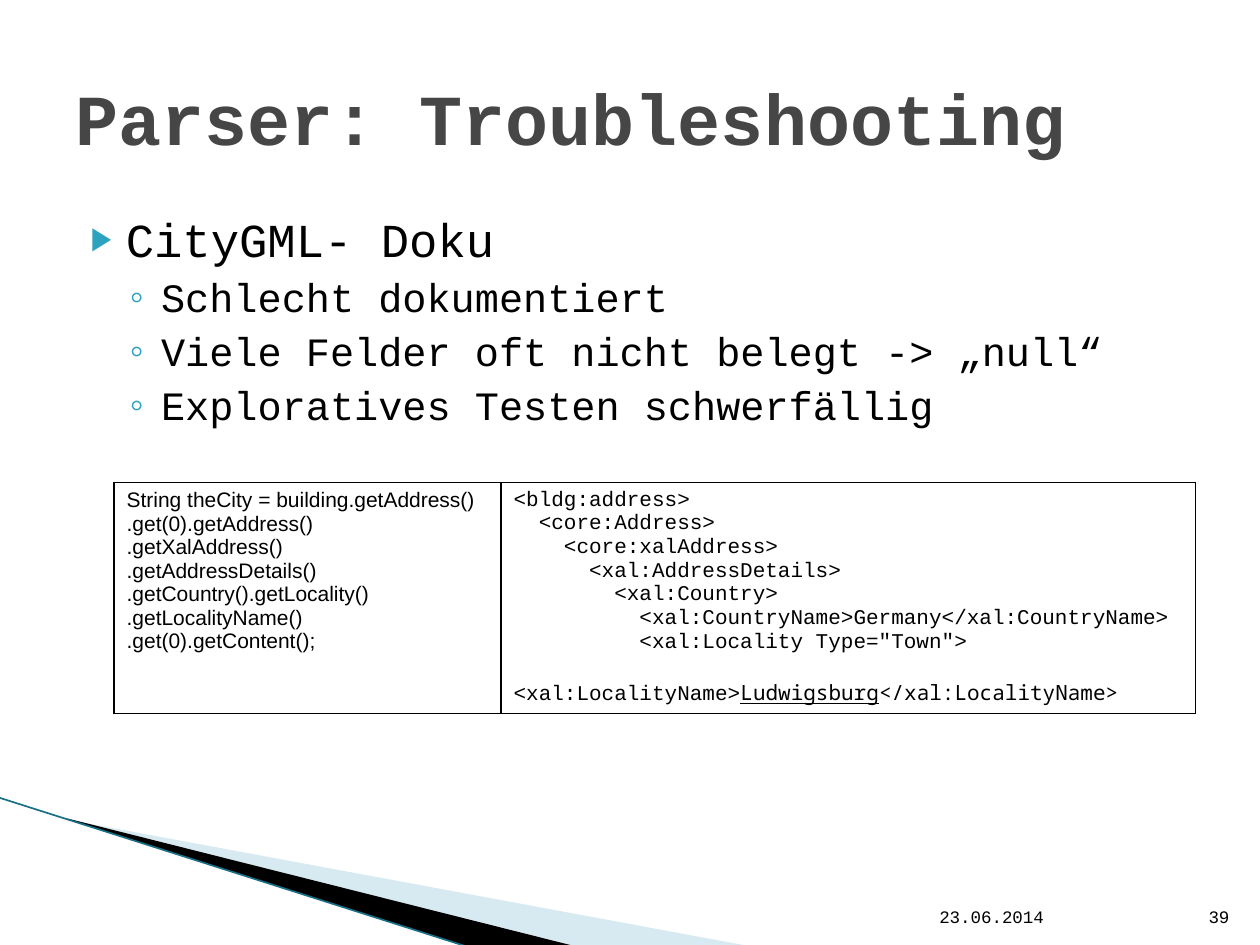
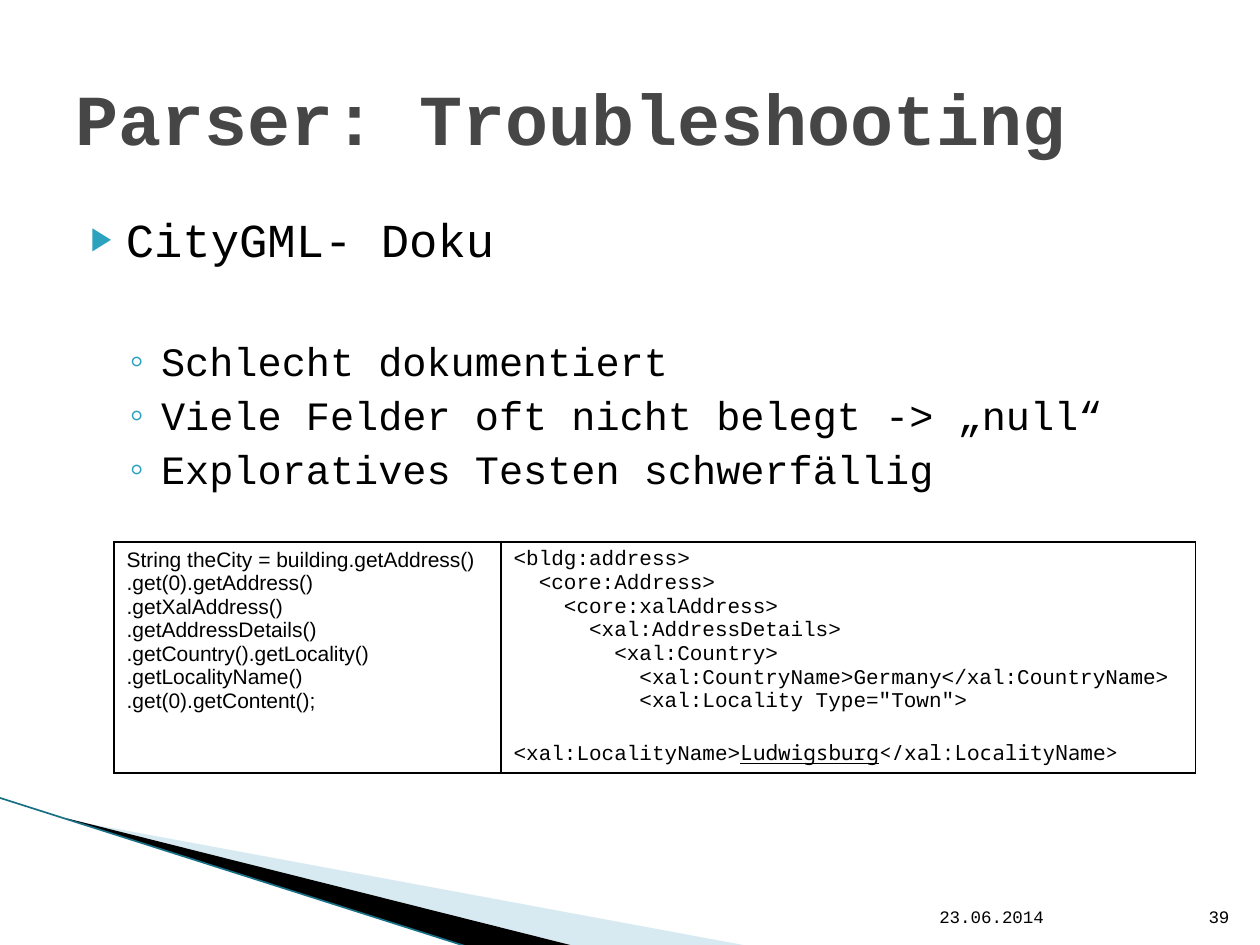
Before and after one commit to hft-swp/stuff, a slide deck: slide 39 of doku/präsentation nicht komplett/vCity-Präsentation.pptx. Drawn at 1260x945 pixels with LibreOffice and Linux fonts; fonts in the diff are those of the drawing; background and template pictures are left out. Boxes give left, top, right and bottom in pixels: in the first picture for what was removed or moved away, otherwise in the second. Text is boxed around its words. In the diff, an @@ line names an element or a change of style, - is before the commit and + after.

Commit message:
doku doku doku

```diff
--- a/doku/präsentation nicht komplett/vCity-Präsentation.pptx
+++ b/doku/präsentation nicht komplett/vCity-Präsentation.pptx
@@ text "CityGML- Doku" rewrapped from bbox=[126, 223, 1103, 429] to bbox=[126, 223, 1103, 493] @@
@@ table: place and size @@
-table at bbox=[115, 483, 1196, 709]
+table at bbox=[115, 542, 1196, 769]
```
Also in this commit, not shown: 2 other slides changed, 1 slide added.
